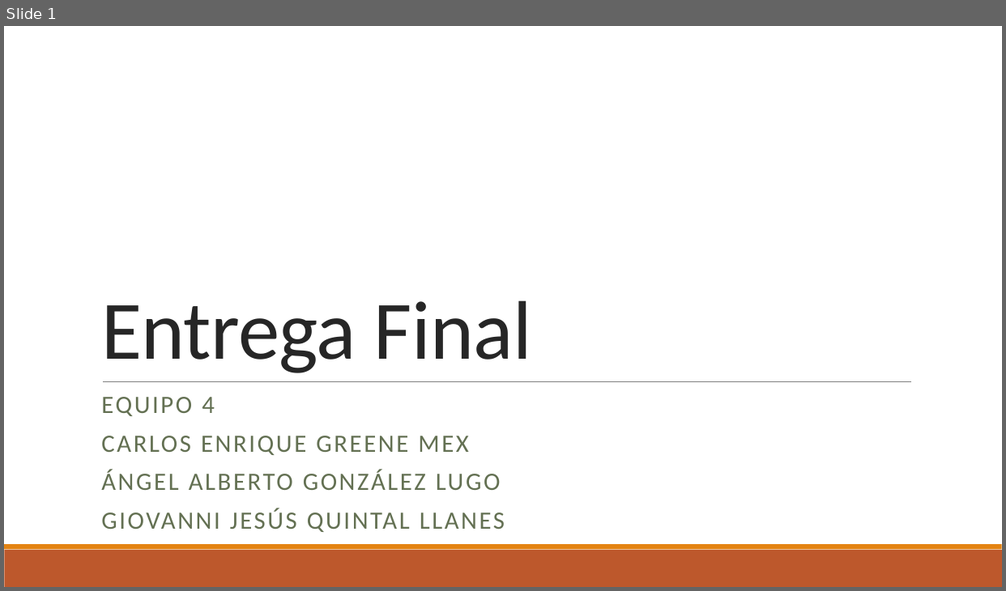
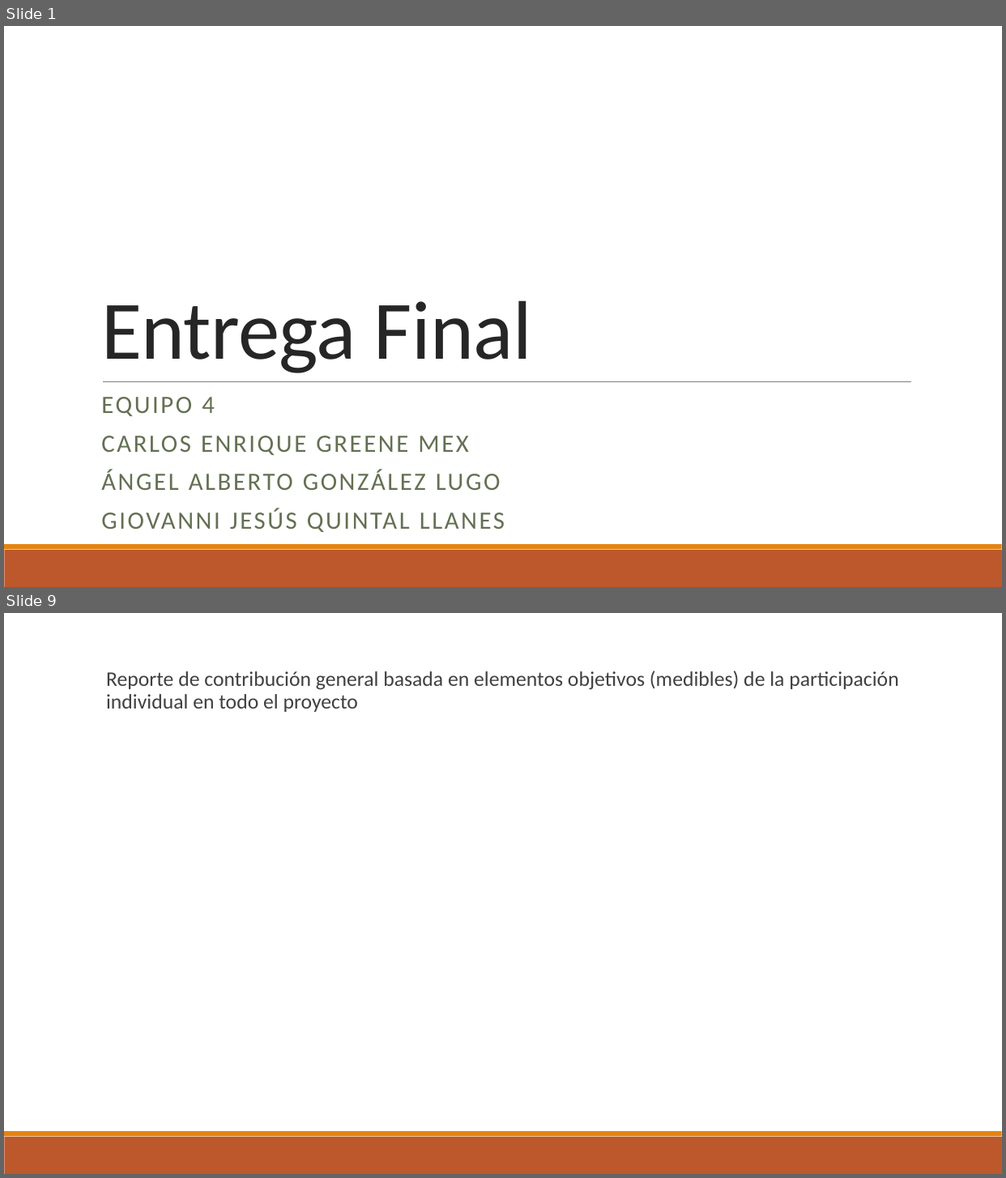
Before and after one commit to CarlosGreene/ProyectoEquipo4, a slide deck: Entrega final.pptx. Shown one above the other, each under a label of ours: slide 1 before the commit, slides 1 and 9 after it; the slides between them are not shown. The pictures are 1006x591 and 1006x1178 pixels, drawn with LibreOffice and Linux fonts; fonts in the diff are those of the drawing. Boxes give left, top, right and bottom in pixels: in the first picture for what was removed or moved away, otherwise in the second. Text is boxed around its words. In the diff, an @@ line names an element or a change of style, - is before the commit and + after.

```diff
--- a/Entrega final.pptx
+++ b/Entrega final.pptx
@@ slide 9 added at (4,613,1002,1174), background #FFFFFF; not listed: 2 template elements that a slide beside it also shows @@
@@ text added at (106,671,898,712), 20 pt, text #404040 @@
+  Reporte de contribución general basada en elementos objetivos (medibles) de la participación individual en todo el proyecto
```
Also in this commit, not shown: 7 other slides added, 1 slide removed, 5 other files.
